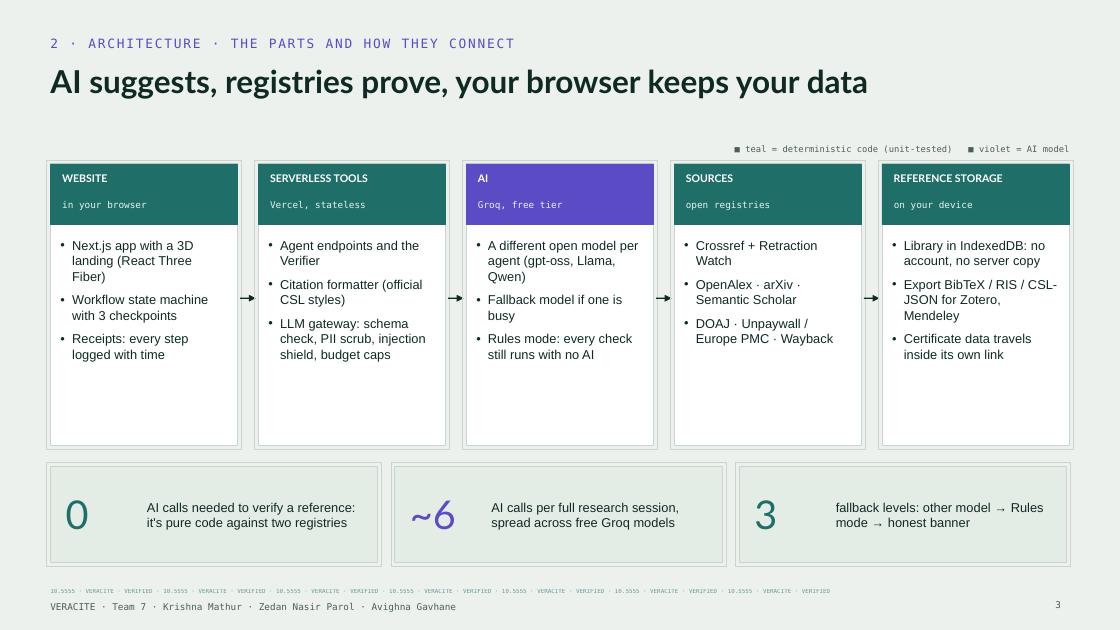
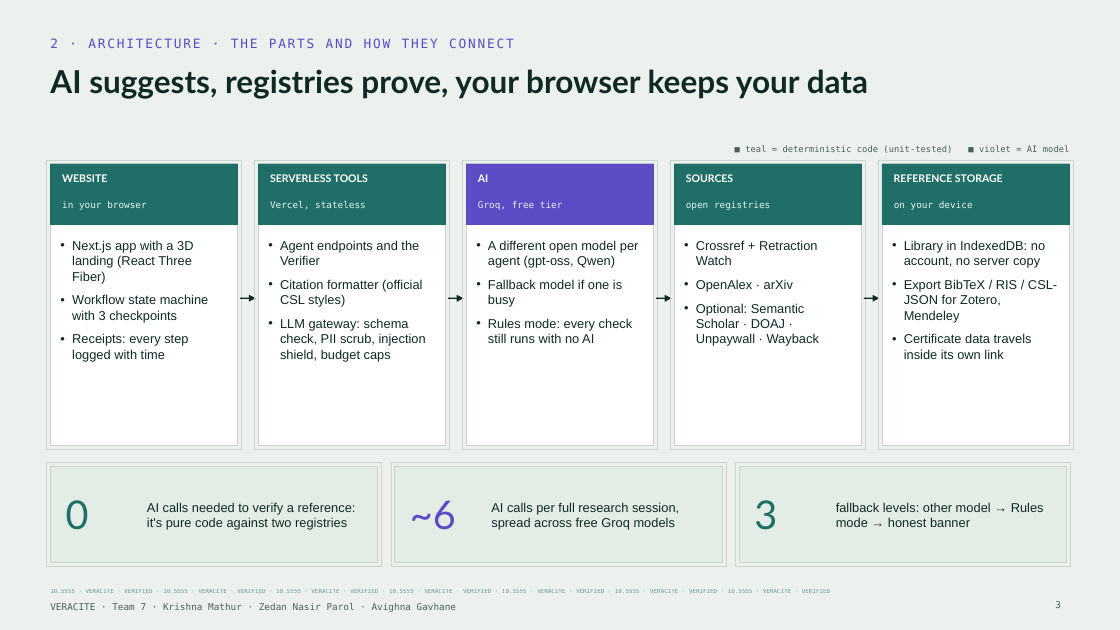
Before and after one commit to krish2105/veracite, a slide deck: slide 3 of submissions/phase1/Team7_Veracite_Phase1_Deck.pptx. Drawn at 1120x630 pixels with LibreOffice and Linux fonts; fonts in the diff are those of the drawing. Boxes give left, top, right and bottom in pixels: in the first picture for what was removed or moved away, otherwise in the second. Text is boxed around its words. In the diff, an @@ line names an element or a change of style, - is before the commit and + after.

```diff
--- a/submissions/phase1/Team7_Veracite_Phase1_Deck.pptx
+++ b/submissions/phase1/Team7_Veracite_Phase1_Deck.pptx
@@ text at (x1=488, y1=240, x2=639, y2=268): text changed @@
-• A different open model per agent (gpt-oss, Llama, Qwen)
+• A different open model per agent (gpt-oss, Qwen)
@@ text at (x1=696, y1=279, x2=819, y2=346): text changed @@
-• OpenAlex · arXiv · Semantic Scholar
-• DOAJ · Unpaywall / Europe PMC · Wayback
+• OpenAlex · arXiv
+• Optional: Semantic Scholar · DOAJ · Unpaywall · Wayback
```
Also in this commit, not shown: 4 other slides changed, 5 other files.
